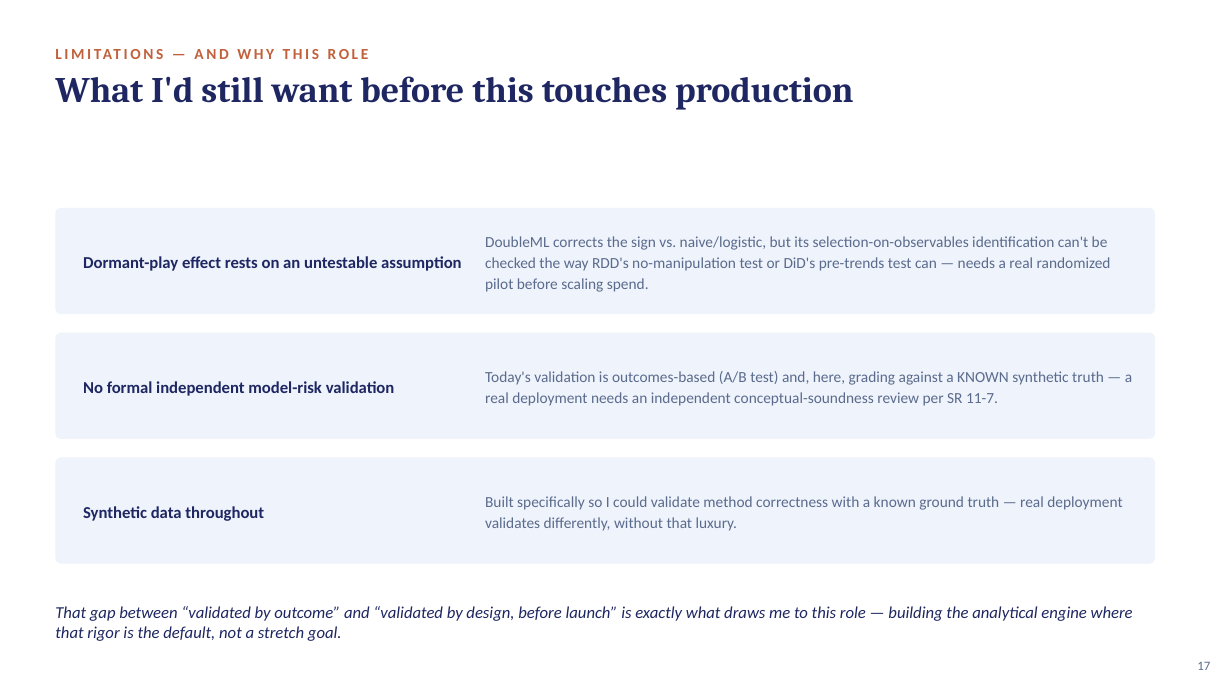
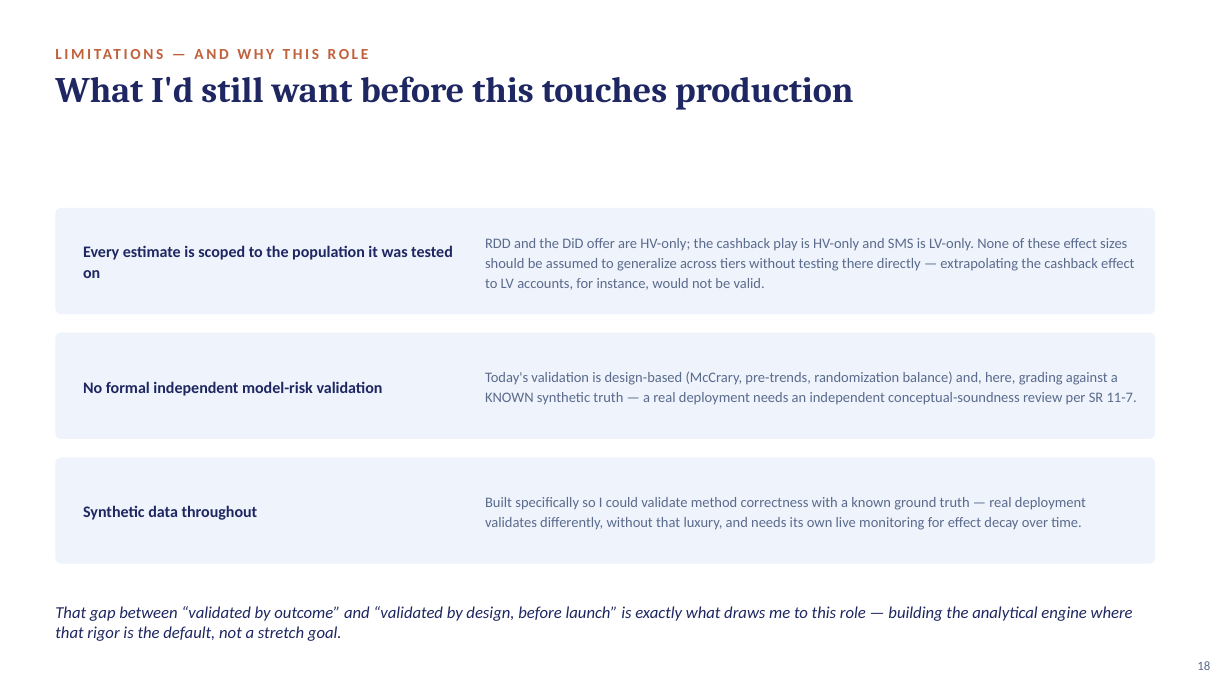
Before and after one commit to crystal1361/DDA-Retention, a slide deck: slide 18 of deck/vanguard_dda_deck.pptx (slide 17 before the commit). Drawn at 1232x693 pixels with LibreOffice and Linux fonts; fonts in the diff are those of the drawing. Boxes give left, top, right and bottom in pixels: in the first picture for what was removed or moved away, otherwise in the second. Text is boxed around its words. In the diff, an @@ line names an element or a change of style, - is before the commit and + after.

```diff
--- a/deck/vanguard_dda_deck.pptx
+++ b/deck/vanguard_dda_deck.pptx
@@ text "LIMITATIONS — AND WHY THIS ..." rewrapped from <box>782,371,866,618</box> to <box>514,238,866,618</box> @@
@@ text at <box>485,238,1134,290</box>: text changed; size 12 to 11.3 pt @@
-DoubleML corrects the sign vs. naive/logistic, but its selection-on-observables identification can't be checked the way RDD's no-manipulation test or DiD's pre-trends test can — needs a real randomized pilot before scaling spend.
+RDD and the DiD offer are HV-only; the cashback play is HV-only and SMS is LV-only. None of these effect sizes should be assumed to generalize across tiers without testing there directly — extrapolating the cashback effect to LV accounts, for instance, would not be valid.
@@ text at <box>83,245,453,278</box>: text changed; size 13 to 12.5 pt @@
-Dormant-play effect rests on an untestable assumption
+Every estimate is scoped to the population it was tested on
@@ text "No formal independent model-risk validation" at <box>83,381,383,396</box>: size 13 to 12.5 pt @@
@@ text at <box>485,371,1137,405</box>: text changed; size 12 to 11.3 pt @@
-Today's validation is outcomes-based (A/B test) and, here, grading against a KNOWN synthetic truth — a real deployment needs an independent conceptual-soundness review per SR 11-7.
+Today's validation is design-based (McCrary, pre-trends, randomization balance) and, here, grading against a KNOWN synthetic truth — a real deployment needs an independent conceptual-soundness review per SR 11-7.
@@ text "Synthetic data throughout" at <box>83,505,258,520</box>: size 13 to 12.5 pt @@
@@ text at <box>485,497,1086,530</box>: text changed; size 12 to 11.3 pt @@
-Built specifically so I could validate method correctness with a known ground truth — real deployment validates differently, without that luxury.
+Built specifically so I could validate method correctness with a known ground truth — real deployment validates differently, without that luxury, and needs its own live monitoring for effect decay over time.
@@ text at <box>1197,661,1210,670</box>: text changed @@
-17
+18
```
Also in this commit, not shown: 10 other slides changed, 8 slides added, 6 slides removed, 4 other files.
